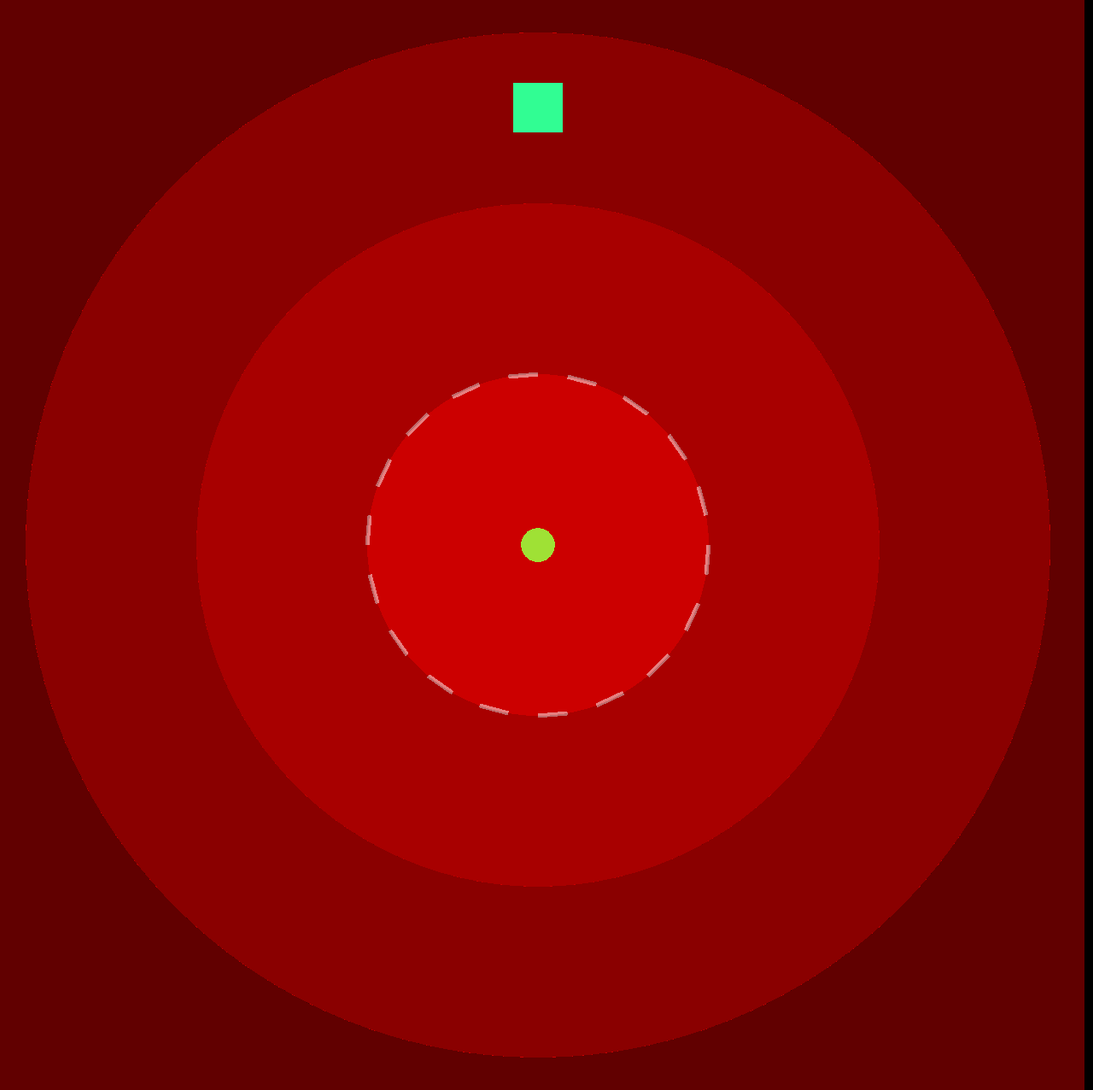
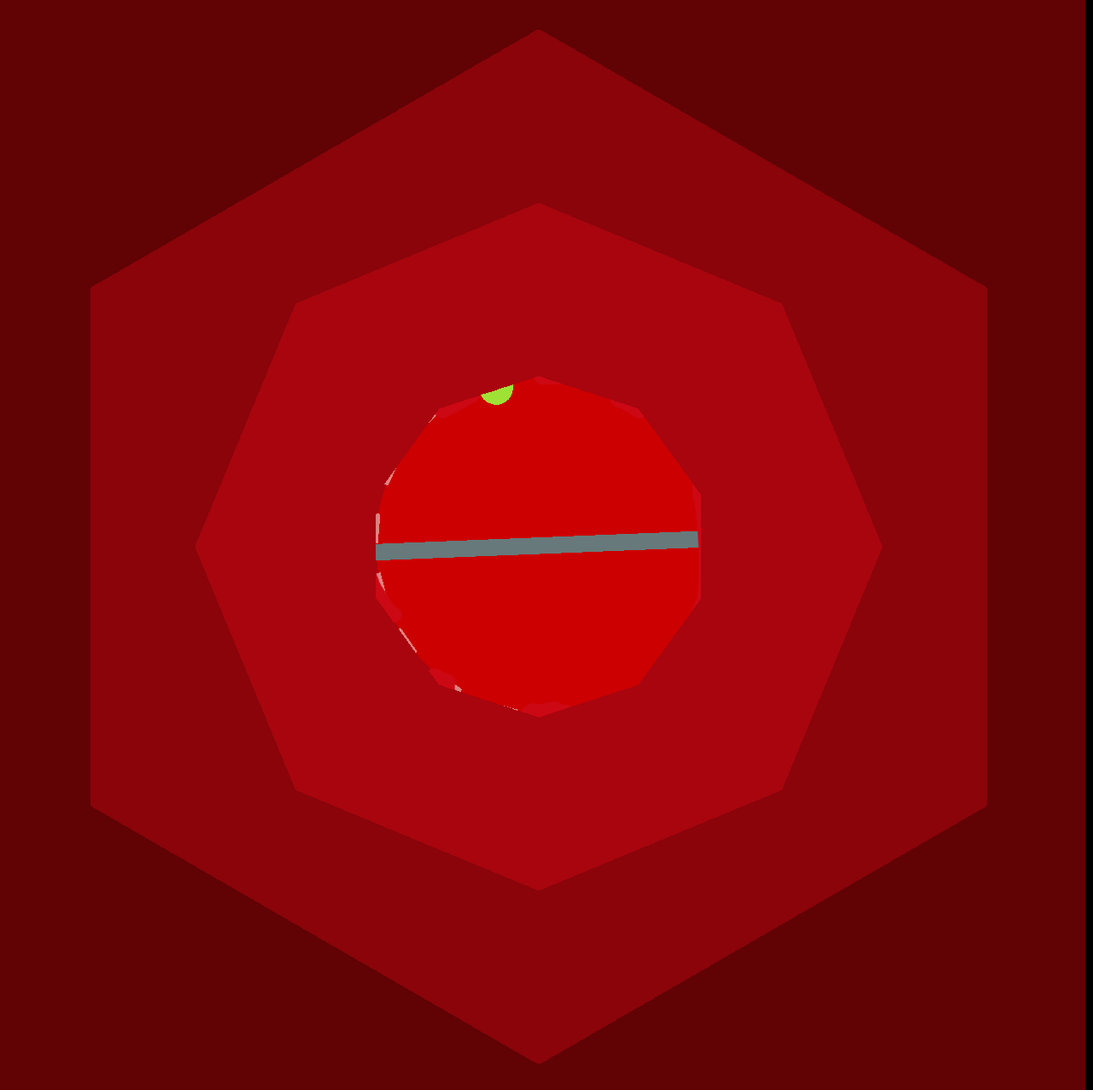
Layers edited between the first and the second w=1093, h=1090 image:
added layer "circles_test.png" above "Screen Shot 2016-06-22 at 11.46.44.png" over [0, 0, 1086, 1090]
hid "Screen Shot 2016-06-22 at 11.46.44.png", painted on it over [0, 0, 1086, 1090]
showed "Layer 1" (2nd of 2) over [0, 0, 1086, 1090]
